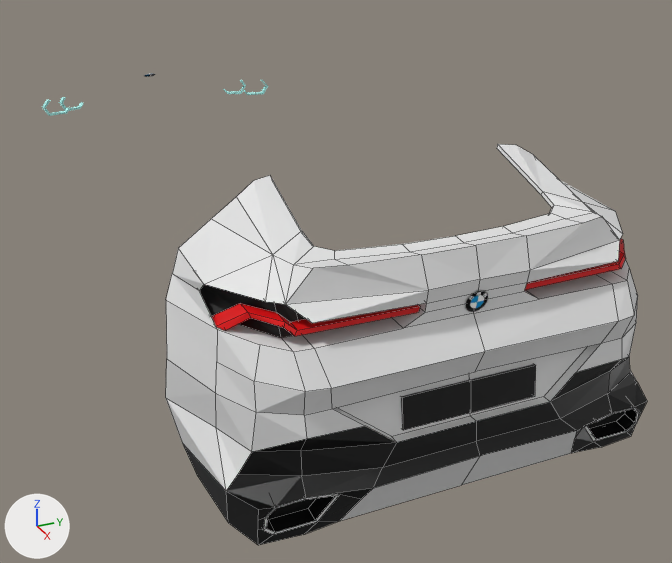
One commit to the Blender file Car Game/Assets/Pokora materials/3dModels/bmw_x6.blend: the scene before it, then after it.
The view is the same before and after, from a 50 mm lens placed at (18.99, -4.31, 6.57), pointed at (7.47, 0.88, 0.81). The lights are fixed; the arrows at lower left show +X, +Y and +Z. Mesh edges are drawn as thin lines on the coarser meshes.

In view in the first picture: 'back', 'backlights leds'.
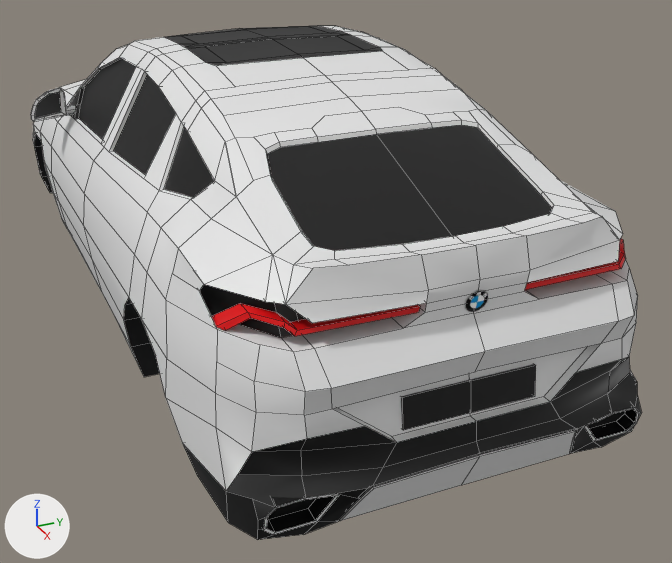
Location of each change, (x1, y1, x2, y2) in pixels of the pictures (672 x 563 px):
'back', reshaped
    before: (166, 144, 647, 545)
    after: (166, 144, 642, 540)
'front', shown
    after: (31, 26, 552, 398)
part 2 of me_plane_003, built on
    before: (226, 373, 647, 545)
    after: (226, 373, 642, 540)
part 3 of me_plane_003, shading changed
    both: (166, 144, 641, 535)

Diff of the bpy script that builds the scene:
```diff
--- a/Car Game/Assets/Pokora materials/3dModels/bmw_x6.blend.py
+++ b/Car Game/Assets/Pokora materials/3dModels/bmw_x6.blend.py
@@ me_plane_004 @@
 # used by ob_front; location = (0.0, 0.0, 0.0); rotation_euler = (1.571, 0.0, 0.0), in degrees (90, 0, 0)
-me_plane_004.from_pydata(...)  # 481 vertices, 388 faces; spans x 0.0..12.44, y 0.64..4.4, z 0.0..2.88
+me_plane_004.from_pydata(...)  # 485 vertices, 392 faces; spans x 0.0..12.44, y 0.64..4.4, z 0.0..2.88
+# me_plane_004 part 1: 388 kept faces spanning x 0.0..12.08, y 0.64..4.4, z 0.0..2.88 are now shaded smooth
 me_plane_004.materials.append(mat_black)
@@ me_plane_003 @@
 # used by ob_back; location = (0.0, 0.0, 0.0); rotation_euler = (1.571, 0.0, 0.0), in degrees (90, 0, 0)
-me_plane_003.from_pydata(...)  # 136 vertices, 109 faces; spans x 10.75..12.78, y 0.77..3.73, z -0.73..2.57
+me_plane_003.from_pydata(...)  # 151 vertices, 122 faces; spans x 10.75..12.77, y 0.77..3.73, z -0.73..2.57
+# me_plane_003 part 2
+# 4 vertices are removed from x 12.49..12.78, y 0.8..1.35, z 0.0..1.35
+# 6 faces are deleted
+# 2 vertices move from x 12.48..12.6, y 0.79..1.3, z 2.16..2.19 to x 12.45..12.48, y 0.85..1.3, z 2.16..2.19
+# 19 vertices are added at x 11.18..12.77, y 0.77..1.36, z 0.0..1.37
+# 12 new faces join them, mat_black (black #000000)
+# 7 new faces join them, mat_white (white #e7e7e7)
+# me_plane_003 part 3: 103 kept faces spanning x 10.75..12.73, y 0.77..3.73, z -0.73..2.57 are now shaded smooth
 me_plane_003.materials.append(mat_black)
@@ ob_front @@
 _m = ob_front.modifiers.new('Mirror', 'MIRROR')
 _m.use_clip = True
-ob_front.hide_set(True)
```
